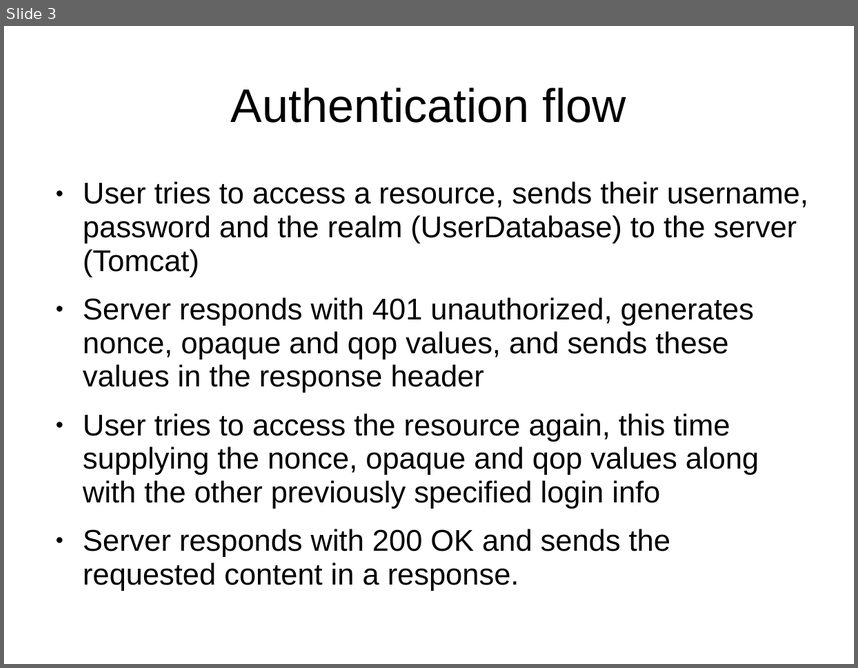
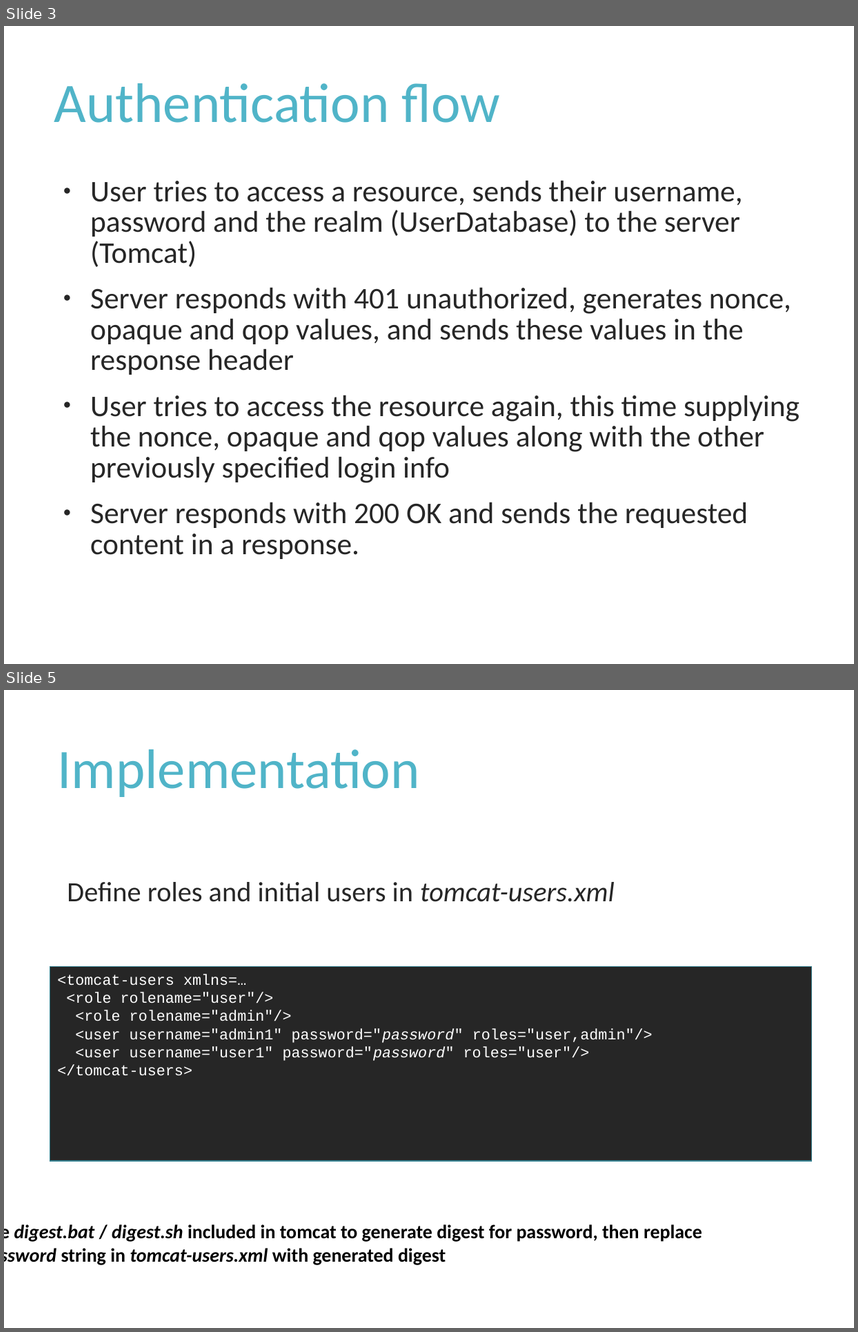
Before and after one commit to Rampastring/ties4560, a slide deck: Task-4/task4.ppt. Shown one above the other, each under a label of ours: slide 3 before the commit, slides 3 and 5 after it; the slides between them are not shown. The pictures are 858x668 and 858x1332 pixels, drawn with LibreOffice and Linux fonts; fonts in the diff are those of the drawing. Boxes give left, top, right and bottom in pixels: in the first picture for what was removed or moved away, otherwise in the second. Text is boxed around its words. In the diff, an @@ line names an element or a change of style, - is before the commit and + after.

```diff
--- a/Task-4/task4.ppt
+++ b/Task-4/task4.ppt
@@ slide 5 added at box(4, 690, 854, 1328), background #FFFFFF @@
@@ title added at box(57, 749, 419, 797), 52 pt, text #50B4C8 @@
+Implementation
@@ text added at box(67, 882, 615, 902), 26 pt, text #262626 @@
+  Define roles and initial users in tomcat-users.xml
@@ rectangle added at box(50, 966, 812, 1161), fill #262626, outline #388392 0.99 pt, 14 pt, text #FFFFFF @@
+<tomcat-users xmlns=…
+<role rolename="user"/>
+<role rolename="admin"/>
+<user username="admin1" password="password" roles="user,admin"/>
+<user username="user1" password="password" roles="user"/>
+</tomcat-users>
@@ text added at box(14, 1224, 702, 1265), 18 pt, text #000000, bold @@
+Use digest.bat / digest.sh included in tomcat to generate digest for password, then replace
+password string in tomcat-users.xml with generated digest
@@ slide 3 changed as well @@
@@ title "Authentication flow" at box(54, 83, 500, 123): size 44 to 52 pt, font Arial to Calibri, text colour #000000 to #50B4C8; alignment centre to left; line spacing 0.93 to 0.9 @@
@@ text "User tries to access a ..." at box(90, 180, 800, 559): font Arial to Calibri, text colour #000000 to #262626; line spacing 0.93 to 0.85; bullet colour #000000 to #262626 @@
```
Also in this commit, not shown: 2 other slides changed, 8 other slides added.
